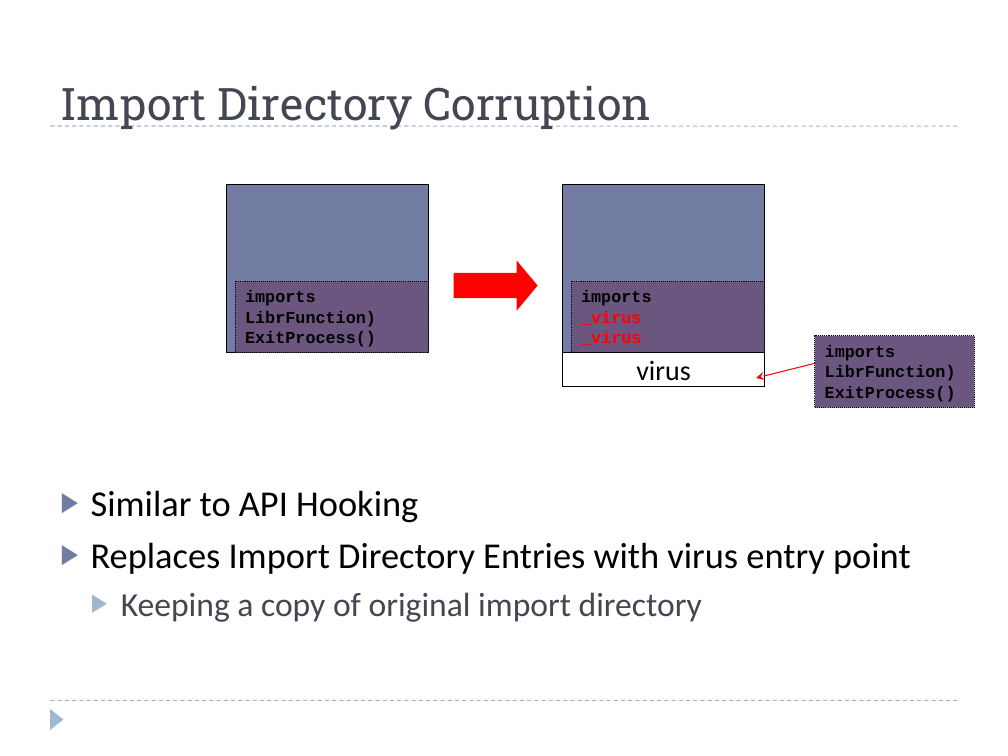
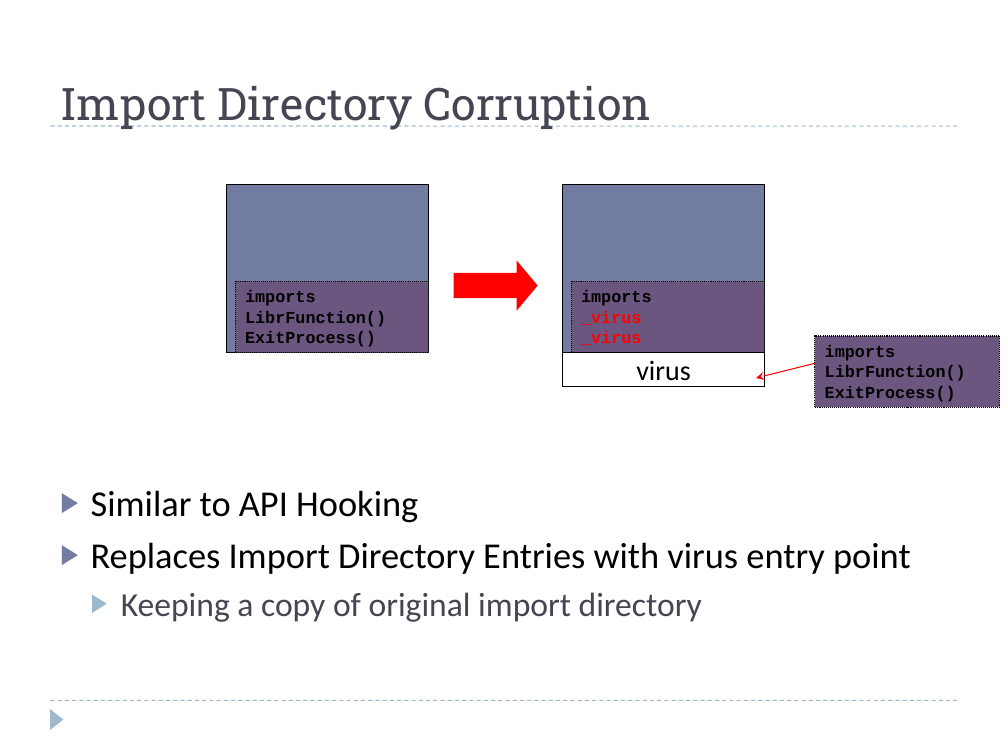
Before and after one commit to harrisonwl/harrisonwl.github.io, a slide deck: slide 45 of assets/courses/malware/spring2017/slides/week01/MaliceExploitationInfection.pptx. Drawn at 1008x756 pixels with LibreOffice and Linux fonts; fonts in the diff are those of the drawing; background and template pictures are left out. Boxes give left, top, right and bottom in pixels: in the first picture for what was removed or moved away, otherwise in the second. Text is boxed around its words. In the diff, an @@ line names an element or a change of style, - is before the commit and + after.

```diff
--- a/assets/courses/malware/spring2017/slides/week01/MaliceExploitationInfection.pptx
+++ b/assets/courses/malware/spring2017/slides/week01/MaliceExploitationInfection.pptx
@@ text in rectangle at [245, 311, 386, 327]: text changed @@
-LibrFunction)
+LibrFunction()
@@ rectangle "imports": place and size @@
-rectangle "imports" at [814, 336, 974, 407]
+rectangle "imports" at [814, 336, 999, 407]
@@ text in rectangle at [825, 365, 966, 381]: text changed @@
-LibrFunction)
+LibrFunction()
```
Also in this commit, not shown: 1 other slide changed, 2 other files.
